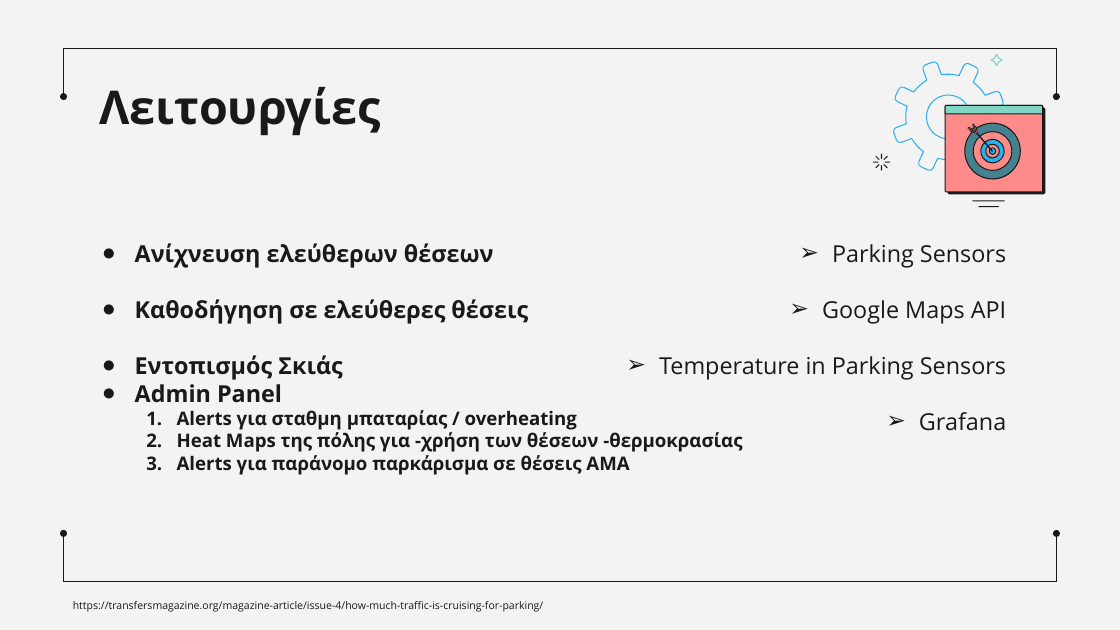
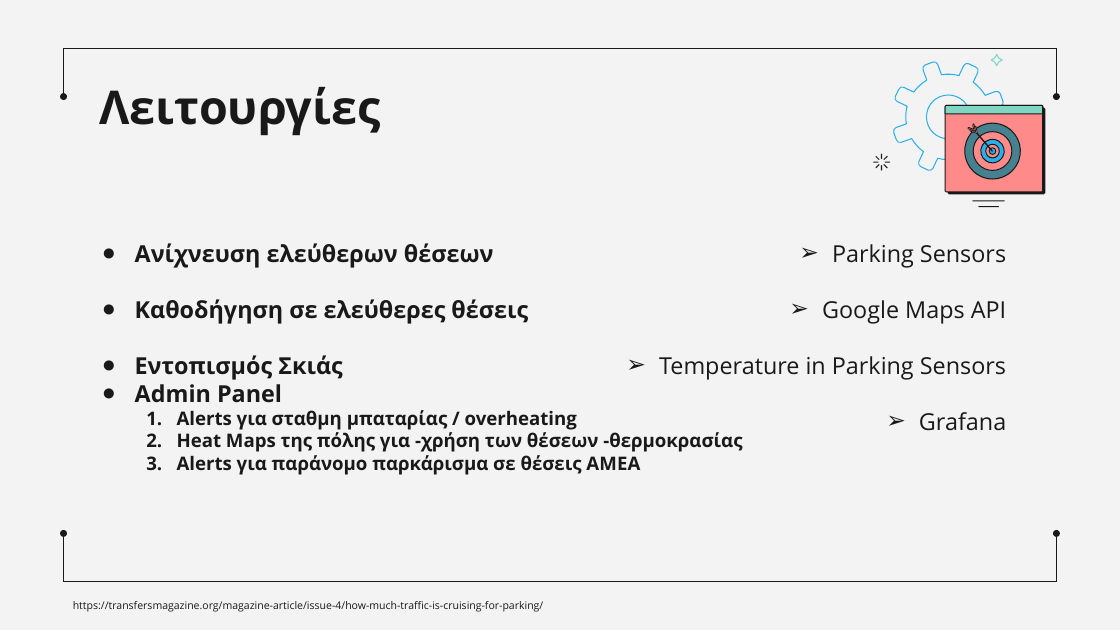
Before and after one commit to StavropoulosK/Internet-of-Things--Smart-City-Parking--Mqtt--Websockets--Grafana--Influxdb, a slide deck: slide 2 of Presentations/Architecture/Smart City Parking - Architecture.pptx. Drawn at 1120x630 pixels with LibreOffice and Linux fonts; fonts in the diff are those of the drawing. Boxes give left, top, right and bottom in pixels: in the first picture for what was removed or moved away, otherwise in the second. Text is boxed around its words. In the diff, an @@ line names an element or a change of style, - is before the commit and + after.

```diff
--- a/Presentations/Architecture/Smart City Parking - Architecture.pptx
+++ b/Presentations/Architecture/Smart City Parking - Architecture.pptx
@@ subtitle at (177,455,640,475): text changed @@
-3. Alerts για παράνομο παρκάρισμα σε θέσεις ΑΜΑ
+3. Alerts για παράνομο παρκάρισμα σε θέσεις ΑΜEΑ
```
Also in this commit, not shown: 1 other slide changed, 3 slides added, 1 slide removed, 1 other file.
